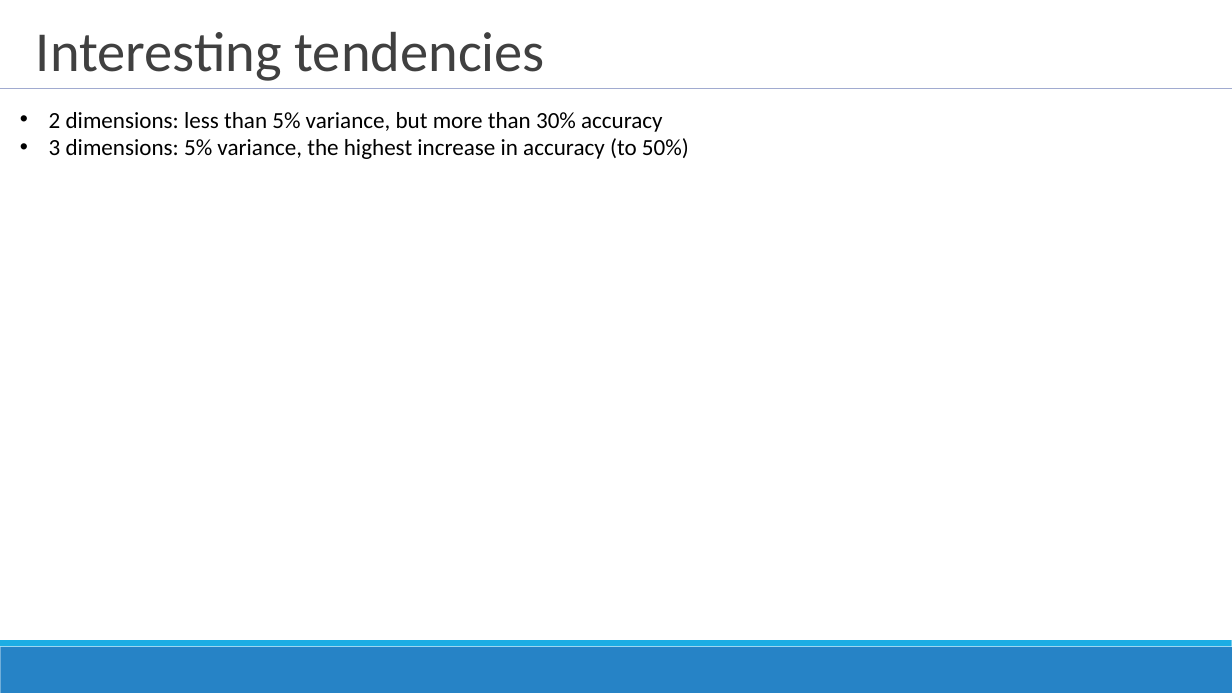
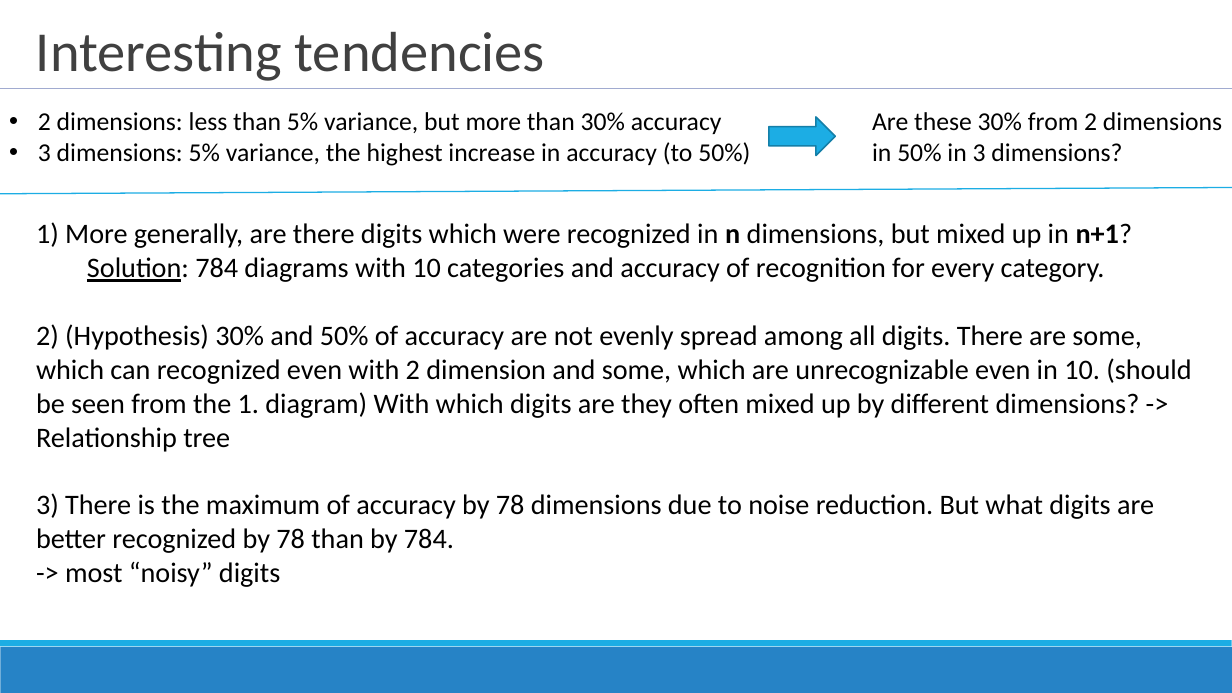
Before and after one commit to datascience-mobi/project-03-group-01, a slide deck: slide 9 of presentation_digit_recog2.pptx. Drawn at 1232x693 pixels with LibreOffice and Linux fonts; fonts in the diff are those of the drawing. Boxes give left, top, right and bottom in pixels: in the first picture for what was removed or moved away, otherwise in the second. Text is boxed around its words. In the diff, an @@ line names an element or a change of style, - is before the commit and + after.

Commit message:
almost finished

```diff
--- a/presentation_digit_recog2.pptx
+++ b/presentation_digit_recog2.pptx
@@ text "2 dimensions: less than 5% ...": place and size @@
-text "2 dimensions: less than 5% ..." at box(49, 112, 689, 159)
+text "2 dimensions: less than 5% ..." at box(38, 112, 750, 166)
@@ text "2 dimensions: less than 5% ..." at box(38, 112, 750, 166): size 18 to 20 pt @@
@@ right arrow added at box(769, 117, 836, 156), fill #1CADE4, outline #1580A9 1.25 pt @@
@@ text added at box(872, 112, 1222, 162), 20 pt, text #000000 @@
+Are these 30% from 2 dimensions in 50% in 3 dimensions?
@@ line added from (0, 194) to (1232, 188), #1CADE4 1 pt @@
@@ text added at box(36, 222, 1191, 587), 22 pt, text #000000 @@
+1) More generally, are there digits which were recognized in n dimensions, but mixed up in n+1?
+Solution: 784 diagrams with 10 categories and accuracy of recognition for every category.
+2) (Hypothesis) 30% and 50% of accuracy are not evenly spread among all digits. There are some, which can recognized even with 2 dimension and some, which are unrecognizable even in 10. (should be seen from the 1. diagram) With which digits are they often mixed up by different dimensions? -> Relationship tree
+3) There is the maximum of accuracy by 78 dimensions due to noise reduction. But what digits are better recognized by 78 than by 784.
+-> most “noisy” digits
```
